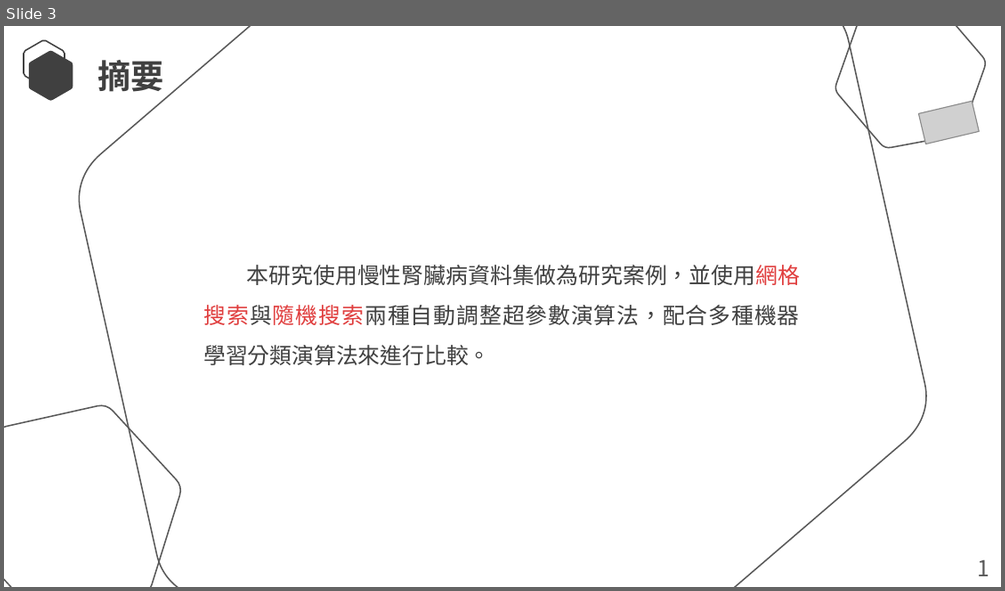
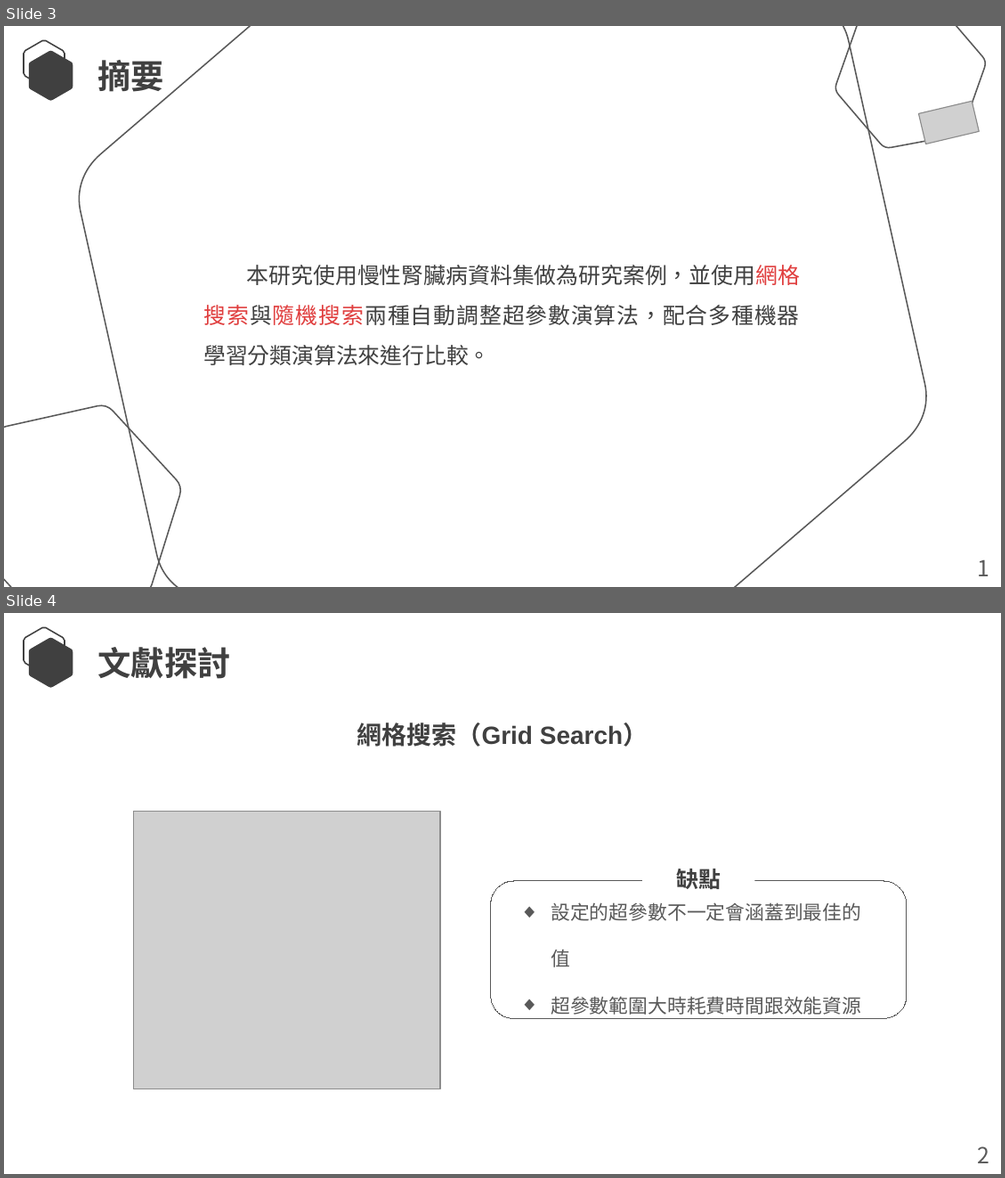
Before and after one commit to Lcwei-0708/lcwei-0708.github.io, a slide deck: data/應用機器學習演算法改善模型優化方法的研究-以UCI慢性腎臟疾病資料集為例/應用機器學習演算法改善模型優化方法的研究-以UCI慢性腎臟疾病資料集為例.pptx. Shown one above the other, each under a label of ours: slide 3 before the commit, slides 3 and 4 after it. The pictures are 1005x591 and 1005x1178 pixels, drawn with LibreOffice and Linux fonts; fonts in the diff are those of the drawing; grey boxes stand for pictures. Boxes give left, top, right and bottom in pixels: in the first picture for what was removed or moved away, otherwise in the second. Text is boxed around its words. In the diff, an @@ line names an element or a change of style, - is before the commit and + after.

```diff
--- a/data/應用機器學習演算法改善模型優化方法的研究-以UCI慢性腎臟疾病資料集為例/應用機器學習演算法改善模型優化方法的研究-以UCI慢性腎臟疾病資料集為例.pptx
+++ b/data/應用機器學習演算法改善模型優化方法的研究-以UCI慢性腎臟疾病資料集為例/應用機器學習演算法改善模型優化方法的研究-以UCI慢性腎臟疾病資料集為例.pptx
@@ slide 4 added at bbox=[4, 613, 1001, 1174], background #FFFFFF @@
@@ freeform shape added at bbox=[24, 627, 65, 674], outline #404040 1 pt @@
@@ freeform shape added at bbox=[29, 638, 73, 688], fill #404040 @@
@@ text added at bbox=[97, 647, 230, 679], 24 pt, text #404040, bold @@
+文獻探討
@@ text added at bbox=[357, 722, 647, 747], 18 pt, text #404040, bold @@
+網格搜索（Grid Search）
@@ picture added at bbox=[134, 811, 441, 1089] @@
@@ text added at bbox=[676, 868, 720, 889], 16 pt, text #404040, bold @@
+缺點
@@ rounded rectangle added at bbox=[491, 881, 906, 1019], outline #595959 0.75 pt @@
@@ text added at bbox=[550, 902, 861, 1014], 14 pt, text #595959 @@
+◆ 設定的超參數不一定會涵蓋到最佳的值
+◆ 超參數範圍大時耗費時間跟效能資源
@@ text added at bbox=[978, 1146, 990, 1163], 16 pt, text #595959 @@
+2
```
Also in this commit, not shown: 3 slides changed, 15 other slides added, 12 slides removed.
